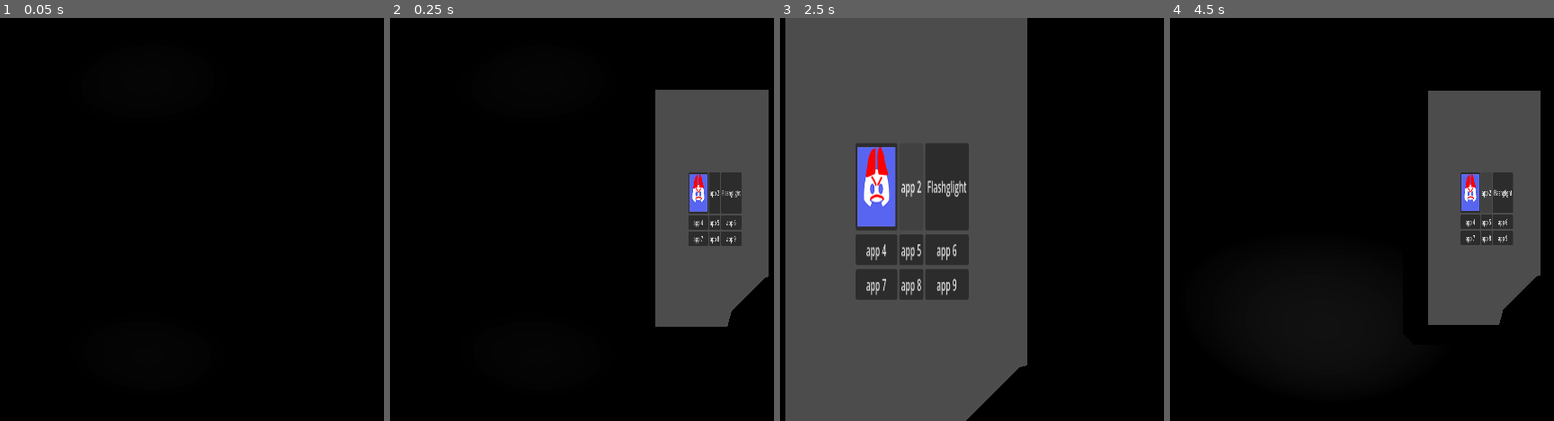
Above: before the commit, frames 1-4 (left to right).
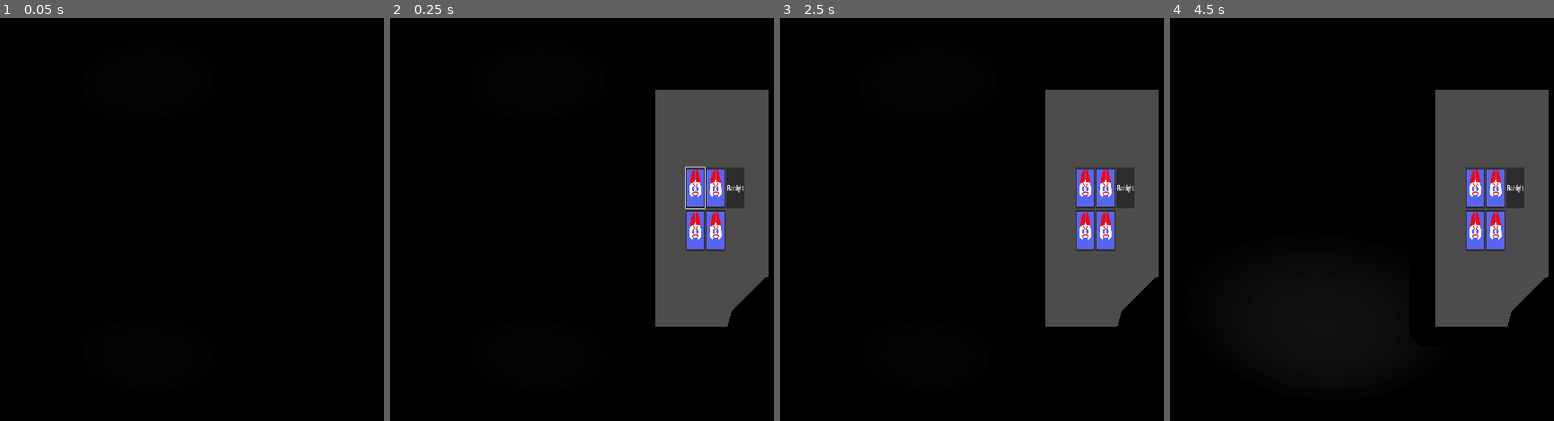
Above: after the commit, the same moments.

Repository: olinolinolinolin/f-n-a-k-five-nights-at-kecks
Game: Godot game, scene res://testhub1.tscn
Same seed, same stepped clock (60 frames per second), same inputs: the game is played once before the commit and once after it.
Inputs (mouse positions are in pixels of both pictures, inside the frame that each line leads up to):
- Up to frame 1 (0.05 s): no input
- Up to frame 2 (0.25 s): no input
- Up to frame 3 (2.5 s): tap Enter (ui_accept) at 0.5, 0.77, 1.07, 1.25, 1.52, 1.55, 1.82, 2, 2.1 s; move the mouse to (945, 219) at 0.52 s; hold Right (ui_right) 0.53-1.28 s; tap Q (hide) at 0.6, 2.3 s; tap E (phone, bound only after the commit) at 0.8, 1.35 s; move the mouse to (outside the picture) at 1.27 s; hold Left (ui_left) 1.28-2.03 s; move the mouse to (979, 130) at 2.02 s; hold Right (ui_right) from 2.03 s (still down)
- Up to frame 4 (4.5 s): tap Enter (ui_accept) at 2.75, 3.02, 3.32, 3.5, 3.77, 3.8, 4.07, 4.25 s; move the mouse to (1262, 300) at 2.77 s; tap Q (hide) at 2.85, 4.35 s; click (1262, 300) at 2.92 s; tap E (phone, bound only after the commit) at 3.05, 3.6 s; move the mouse to (1350, 223) at 3.52 s; release Right (ui_right) at 3.53 s; hold Left (ui_left) from 3.53 s (still down); move the mouse to (1242, 215) at 4.27 s

Frame 1 is identical in both runs. In frame 2, 2.4% of the frame differs, in the area x 76-93%, y 36-58%; in frame 3, 78%, in the area x 1-99%, y 0-100%; in frame 4, 5.0%.

Commit message:
controller stuff added!!!

Diff:
--- a/phonescreen.tscn
+++ b/phonescreen.tscn
@@ -42,35 +42,19 @@
 
 [node name="Button2" type="Button" parent="GridContainer" unique_id=2048746886]
 layout_mode = 2
-text = "app 2"
+icon = ExtResource("1_c7pon")
 
 [node name="Button3" type="Button" parent="GridContainer" unique_id=1759352543]
 layout_mode = 2
-text = "Flashglight"
+text = "Flashlight"
 
 [node name="Button4" type="Button" parent="GridContainer" unique_id=1532941844]
 layout_mode = 2
-text = "app 4"
+icon = ExtResource("1_c7pon")
 
 [node name="Button5" type="Button" parent="GridContainer" unique_id=1359262743]
 layout_mode = 2
-text = "app 5"
-
-[node name="Button6" type="Button" parent="GridContainer" unique_id=1379492349]
-layout_mode = 2
-text = "app 6"
-
-[node name="Button7" type="Button" parent="GridContainer" unique_id=512707426]
-layout_mode = 2
-text = "app 7"
-
-[node name="Button8" type="Button" parent="GridContainer" unique_id=679782179]
-layout_mode = 2
-text = "app 8"
-
-[node name="Button9" type="Button" parent="GridContainer" unique_id=1179170005]
-layout_mode = 2
-text = "app 9"
+icon = ExtResource("1_c7pon")
 
 [connection signal="pressed" from="GridContainer/Button" to="." method="_on_button_pressed"]
 [connection signal="pressed" from="GridContainer/Button3" to="." method="_on_button_3_pressed"]
--- a/phoneui.gd
+++ b/phoneui.gd
@@ -1,16 +1,26 @@
 extends Control
-
+var usingphone = false
 signal LightOff
-
+@onready var apps = [$GridContainer/Button, $GridContainer/Button2, $GridContainer/Button3, $GridContainer/Button4, $GridContainer/Button5]
+var appnumber = 0
 
 # Called when the node enters the scene tree for the first time.
 func _ready() -> void:
-	pass # Replace with function body.
+	apps[appnumber].grab_focus()
 
 
 # Called every frame. 'delta' is the elapsed time since the previous frame.
 func _process(delta: float) -> void:
-	pass
+	if usingphone == true and Input.is_action_just_pressed("ui_left"):
+		appnumber -= 1
+		appnumber = clamp(appnumber,0,4)
+		keepfocusing(appnumber)
+	if usingphone == true and Input.is_action_just_pressed("ui_right"):
+		appnumber += 1
+		appnumber = clamp(appnumber,0,4)
+		keepfocusing(appnumber)
+	if usingphone == true and Input.is_action_just_pressed("ui_accept"):
+		appfunction()
 
 
 func _on_button_pressed() -> void:
@@ -19,3 +29,26 @@
 
 func _on_button_3_pressed() -> void:
 	LightOff.emit()
+
+
+func _on_player_usingphone(phone) -> void:
+	if phone == true:
+		apps[appnumber].grab_focus()
+		usingphone = true
+	else:
+		get_viewport().gui_release_focus()
+		usingphone = false
+
+
+func keepfocusing(appnumber):
+	clamp(appnumber,0,4)
+	apps[appnumber].grab_focus()
+
+
+func appfunction():
+
+	match appnumber:
+		0:
+			print("Holy moly this works")
+		2:
+			LightOff.emit()
--- a/playerfnak1.gd
+++ b/playerfnak1.gd
@@ -5,6 +5,7 @@
 var phonelighton = true
 var hiding = false
 signal dead
+signal usingphone
 
 
 
@@ -19,19 +20,36 @@
 
 # Called every frame. 'delta' is the elapsed time since the previous frame.
 func _process(delta: float) -> void:
-	if Input.is_action_just_pressed("ui_accept") and hiding == false:
+
+	if Input.get_connected_joypads().size() > 0 and hiding == false:
+		if Input.is_action_pressed("joystickleft"):
+			camera.rotate_y(1 * delta)
+		if Input.is_action_pressed("joystickright"):
+			camera.rotate_y(-1 * delta)
+		if Input.is_action_pressed("joystickup"):
+			camera.rotate_x(-1* delta)
+		if Input.is_action_pressed("joystickdown"):
+			camera.rotate_x(1 * delta)
+
+	camera.rotation.x = clamp(camera.rotation.x, deg_to_rad(-30), deg_to_rad(30))
+	camera.rotation.z = clamp(camera.rotation.z,deg_to_rad(0),deg_to_rad(0))
+
+
+	if Input.is_action_just_pressed("phone") and hiding == false:
 		if phoneinface == false:
 			var tween = create_tween()
 			tween.tween_property(phone, "position",phonelocations[1],.25)
 			await tween.finished
 			phoneinface = true
 			Input.mouse_mode = Input.MOUSE_MODE_CONFINED
+			usingphone.emit(true)
 
 		else:
 			var tween = create_tween()
 			tween.tween_property(phone, "position",phonelocations[0],.5)
 			phoneinface = false
 			Input.mouse_mode = Input.MOUSE_MODE_CAPTURED
+			usingphone.emit(false)
 	if Input.is_action_just_pressed("ui_cancel"):
 		Input.mouse_mode = Input.MOUSE_MODE_VISIBLE
 
@@ -39,9 +57,11 @@
 		if hiding == true:
 			$"../HideBasic".hide()
 			hiding = false
+			usingphone.emit(true)
 		else:
 			$"../HideBasic".show()
 			hiding = true
+			usingphone.emit(false)
 func _unhandled_input(event: InputEvent):
 	camera_rotation(event)
 
@@ -52,6 +72,7 @@
 		camera.rotate_x(event.relative.y * .001)
 		camera.rotation.x = clamp(camera.rotation.x, deg_to_rad(-30), deg_to_rad(30))
 		camera.rotation.z = clamp(camera.rotation.z,deg_to_rad(0),deg_to_rad(0))
+
 
 
 func _on_phone_screen_texture_light_off() -> void:
--- a/project.godot
+++ b/project.godot
@@ -17,9 +17,44 @@
 
 [input]
 
+ui_accept={
+"deadzone": 0.5,
+"events": [Object(InputEventKey,"resource_local_to_scene":false,"resource_name":"","device":0,"window_id":0,"alt_pressed":false,"shift_pressed":false,"ctrl_pressed":false,"meta_pressed":false,"pressed":false,"keycode":4194309,"physical_keycode":0,"key_label":0,"unicode":0,"location":0,"echo":false,"script":null)
+, Object(InputEventKey,"resource_local_to_scene":false,"resource_name":"","device":0,"window_id":0,"alt_pressed":false,"shift_pressed":false,"ctrl_pressed":false,"meta_pressed":false,"pressed":false,"keycode":4194310,"physical_keycode":0,"key_label":0,"unicode":0,"location":0,"echo":false,"script":null)
+, Object(InputEventKey,"resource_local_to_scene":false,"resource_name":"","device":0,"window_id":0,"alt_pressed":false,"shift_pressed":false,"ctrl_pressed":false,"meta_pressed":false,"pressed":false,"keycode":32,"physical_keycode":0,"key_label":0,"unicode":32,"location":0,"echo":false,"script":null)
+, Object(InputEventJoypadButton,"resource_local_to_scene":false,"resource_name":"","device":-1,"button_index":0,"pressure":0.0,"pressed":true,"script":null)
+]
+}
 hide={
 "deadzone": 0.2,
 "events": [Object(InputEventKey,"resource_local_to_scene":false,"resource_name":"","device":-1,"window_id":0,"alt_press …(192 unchanged characters)…
+, Object(InputEventJoypadButton,"resource_local_to_scene":false,"resource_name":"","device":-1,"button_index":3,"pressure":0.0,"pressed":true,"script":null)
+]
+}
+phone={
+"deadzone": 0.2,
+"events": [Object(InputEventKey,"resource_local_to_scene":false,"resource_name":"","device":-1,"window_id":0,"alt_pressed":false,"shift_pressed":false,"ctrl_pressed":false,"meta_pressed":false,"pressed":false,"keycode":0,"physical_keycode":69,"key_label":0,"unicode":101,"location":0,"echo":false,"script":null)
+, Object(InputEventJoypadButton,"resource_local_to_scene":false,"resource_name":"","device":-1,"button_index":2,"pressure":0.0,"pressed":true,"script":null)
+]
+}
+joystickup={
+"deadzone": 0.2,
+"events": [Object(InputEventJoypadMotion,"resource_local_to_scene":false,"resource_name":"","device":-1,"axis":3,"axis_value":-1.0,"script":null)
+]
+}
+joystickdown={
+"deadzone": 0.2,
+"events": [Object(InputEventJoypadMotion,"resource_local_to_scene":false,"resource_name":"","device":-1,"axis":3,"axis_value":1.0,"script":null)
+]
+}
+joystickleft={
+"deadzone": 0.2,
+"events": [Object(InputEventJoypadMotion,"resource_local_to_scene":false,"resource_name":"","device":-1,"axis":2,"axis_value":-1.0,"script":null)
+]
+}
+joystickright={
+"deadzone": 0.2,
+"events": [Object(InputEventJoypadMotion,"resource_local_to_scene":false,"resource_name":"","device":-1,"axis":2,"axis_value":1.0,"script":null)
 ]
 }
 
--- a/scenes/enemies/KeckbearFNAK1.gd
+++ b/scenes/enemies/KeckbearFNAK1.gd
@@ -18,9 +18,9 @@
 		forward = false
 	if $Path3D/PathFollow3D.progress_ratio == 0.0:
 		forward = true
-	if forward == true:
+	if forward == true and canbeseen == false:
 		$Path3D/PathFollow3D.progress_ratio += .1 * delta
-	else:
+	if forward == false and canbeseen == false:
 		$Path3D/PathFollow3D.progress_ratio -= .1 * delta
 
 func determinetimetoscare():
@@ -29,6 +29,7 @@
 
 func _on_visibletime_timeout() -> void:
 	canbeseen = true
+	$Path3D/PathFollow3D/Sprite3D/SoundFX.play()
 	$Path3D/PathFollow3D/Sprite3D.show()
 	await get_tree().create_timer(5).timeout
 	attackplayer.emit()
@@ -38,5 +39,7 @@
 func _on_player_dead(hiding) -> void:
 	if hiding == true:
 		$Path3D/PathFollow3D/Sprite3D.hide()
+		determinetimetoscare()
+		canbeseen = false
 	else:
 		pass
--- a/scenes/enemies/keckbearFNAK1.tscn
+++ b/scenes/enemies/keckbearFNAK1.tscn
@@ -2,6 +2,7 @@
 
 [ext_resource type="Texture2D" uid="uid://cnuksv68vg2ff" path="res://assets/sprites/test assets/Keckbear.png" id="1_4c2xy"]
 [ext_resource type="Script" uid="uid://cccrw2ickqaof" path="res://scenes/enemies/KeckbearFNAK1.gd" id="1_6glov"]
+[ext_resource type="AudioStream" uid="uid://cvwpyqv6bmjo2" path="res://assets/audio/grrrr.wav" id="3_mjmd0"]
 
 [sub_resource type="Curve3D" id="Curve3D_40k8i"]
 _data = {
@@ -27,6 +28,10 @@
 shaded = true
 texture = ExtResource("1_4c2xy")
 
+[node name="SoundFX" type="AudioStreamPlayer3D" parent="Path3D/PathFollow3D/Sprite3D" unique_id=542525746]
+transform = Transform3D(0.0059917346, -1.1175869e-08, -0.999982, 0.10349618, 0.9946296, 0.00062012183, 0.99461174, -0.10349804, 0.0059595583, 0, 0, 0)
+stream = ExtResource("3_mjmd0")
+
 [node name="visibletime" type="Timer" parent="." unique_id=1226658766]
 
 [connection signal="timeout" from="visibletime" to="." method="_on_visibletime_timeout"]
--- a/testhub1.tscn
+++ b/testhub1.tscn
@@ -32,7 +32,7 @@
 
 [sub_resource type="Curve3D" id="Curve3D_82okx"]
 _data = {
-"points": PackedVector3Array(0, 0, 0, 0, 0, 0, 45.136112, -0.2195282, -2.7548084, 0, 0, 0, 0, 0, 0, 38, 0, 20, 0, 0, 0, 0, 0, 0, 9.796806, 0.08218813, 8.997498, 0, 0, 0, 0, 0, 0, -34.267998, 0.454, 12.7, 0, 0, 0, 0, 0, 0, -44.474342, -0.20678449, -14.588361),
+"points": PackedVector3Array(0, 0, 0, 0, 0, 0, 45.136112, -0.2195282, -2.7548084, 0, 0, 0, 0, 0, 0, 38, 0, 20, 0, 0, 0, 0, 0, 0, 9.796806, 0.08218813, 16.997498, 0, 0, 0, 0, 0, 0, -10.267998, 0.454, 12.7, 0, 0, 0, 0, 0, 0, -12.474342, 0.99321556, -14.588361),
 "tilts": PackedFloat32Array(0, 0, 0, 0, 0)
 }
 point_count = 5
@@ -46,8 +46,9 @@
 size = Vector3(50, 10, 30)
 
 [node name="Room-" type="CSGBox3D" parent="Room1" unique_id=849087352]
+transform = Transform3D(1, 0, 0, 0, 1, 0, 0, 0, 1, 7.5, 0, 0)
 operation = 2
-size = Vector3(48, 9, 28)
+size = Vector3(33, 9, 28)
 
 [node name="Couch" parent="." unique_id=953036864 instance=ExtResource("1_0tj10")]
 transform = Transform3D(1, 0, 0, 0, 1, 0, 0, 0, 1, 18.045616, -3.999998, 1.1865153)
@@ -140,10 +141,11 @@
 curve = SubResource("Curve3D_82okx")
 
 [node name="PathFollow3D" parent="Keckbear/Path3D" index="0" unique_id=164052617]
-transform = Transform3D(-0.9541746, 0.0027543555, 0.2992238, 2.3282974e-10, 0.9998968, -0.009205024, -0.29923776, -0.008782769, -0.95413023, 45.136112, -0.2195282, -2.7548084)
+transform = Transform3D(-0.9541746, 0.002754294, 0.2992238, 2.3282974e-10, 0.99987453, -0.009205024, -0.29923776, -0.008782572, -0.95413023, 45.136112, -0.2195282, -2.7548084)
 loop = false
 
 [connection signal="dead" from="Player" to="Keckbear" method="_on_player_dead"]
+[connection signal="usingphone" from="Player" to="Player/Player Camera/Phone/PhoneBody/PhoneScreen/SubViewport/Phone Screen Texture" method="_on_player_usingphone"]
 [connection signal="LightOff" from="Player/Player Camera/Phone/PhoneBody/PhoneScreen/SubViewport/Phone Screen Texture" to="Player" method="_on_phone_screen_texture_light_off"]
 [connection signal="attackplayer" from="Keckbear" to="Player" method="_on_keckbear_attackplayer"]
 
Not shown, added: assets/audio/grrrr.wav.import
Not shown, added: assets/audio/grrrr.wav
